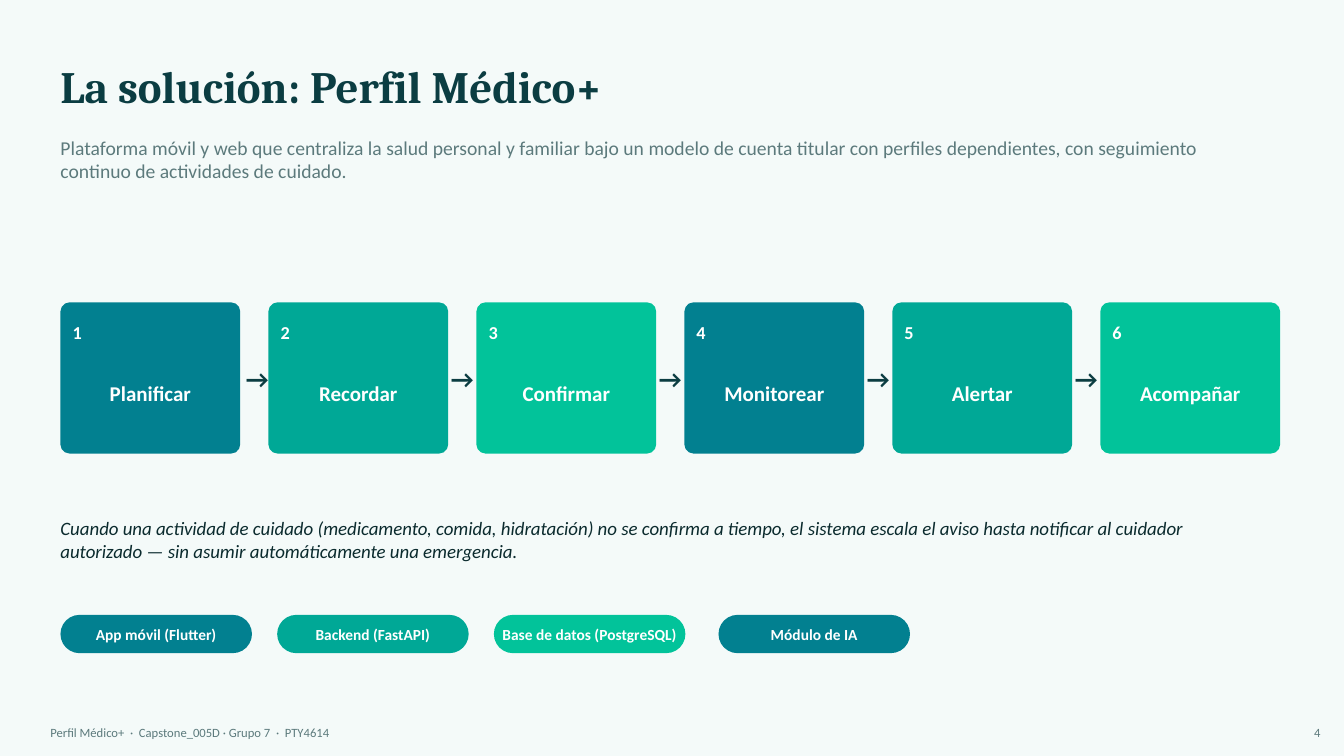
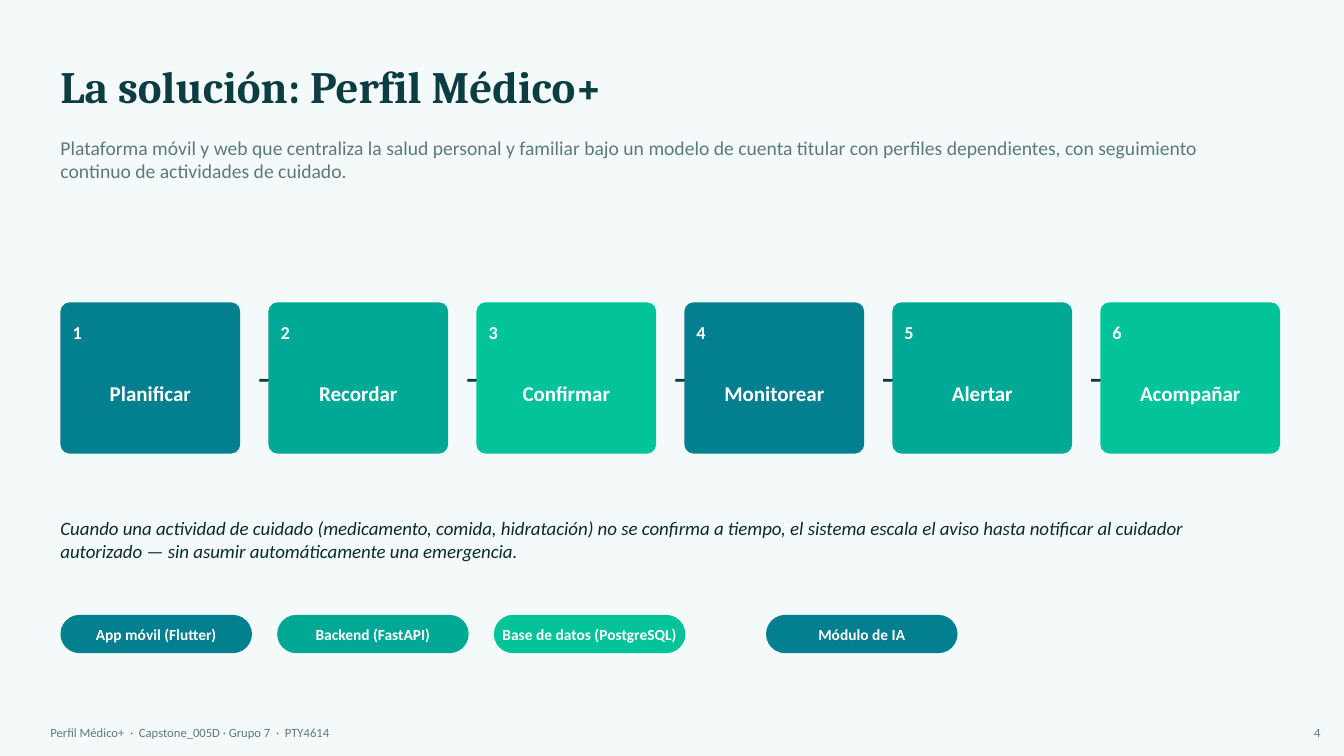
Before and after one commit to Bvnjvmin/Perfil-Medico-, a slide deck: slide 4 of Fase 1/Evidencias Grupales/PerfilMedico_ExposicionFase1.pptx. Drawn at 1344x756 pixels with LibreOffice and Linux fonts; fonts in the diff are those of the drawing. Boxes give left, top, right and bottom in pixels: in the first picture for what was removed or moved away, otherwise in the second. Text is boxed around its words. In the diff, an @@ line names an element or a change of style, - is before the commit and + after.

```diff
--- a/Fase 1/Evidencias Grupales/PerfilMedico_ExposicionFase1.pptx
+++ b/Fase 1/Evidencias Grupales/PerfilMedico_ExposicionFase1.pptx
@@ text "→": place and size @@
-text "→" at (226, 348, 289, 408)
+text "→" at (238, 348, 301, 408)
@@ 3 texts: place and size @@
-3 texts at (431, 348, 910, 408)
+3 texts at (447, 348, 926, 408)
@@ text "→" rewrapped from (1055, 343, 1118, 413) to (1071, 348, 1134, 408) @@
@@ text "Módulo de IA": place and size @@
-text "Módulo de IA" at (771, 629, 857, 640)
+text "Módulo de IA" at (818, 629, 905, 640)
@@ rounded rectangle: place and size @@
-rounded rectangle at (719, 615, 910, 653)
+rounded rectangle at (766, 615, 958, 653)
```
Also in this commit, not shown: 7 other slides changed.
